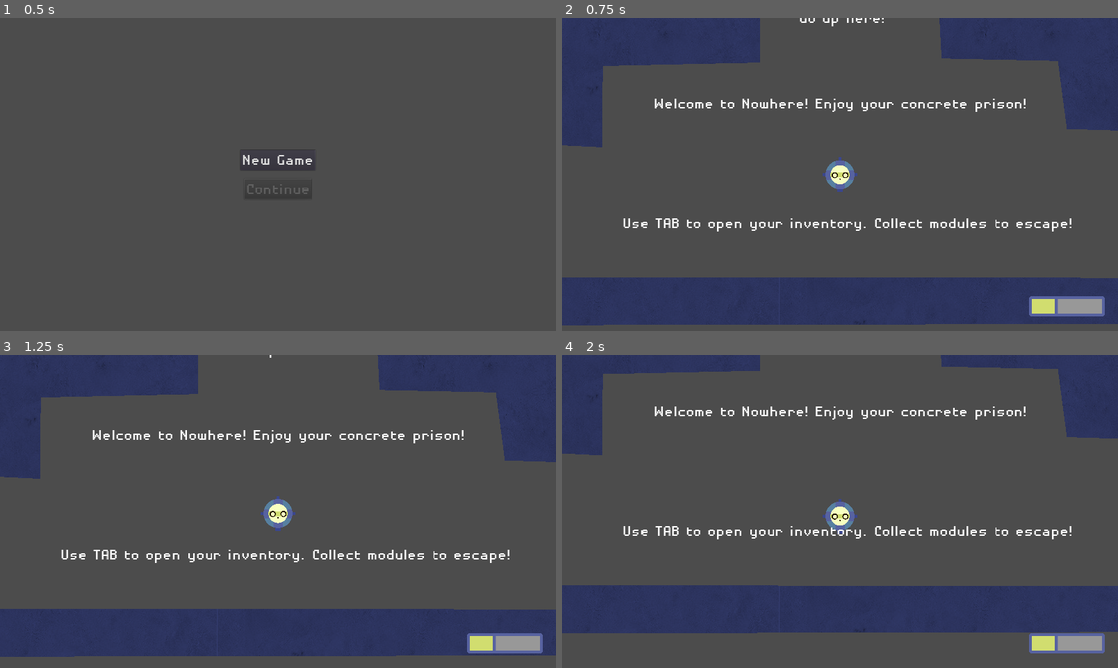
Above: before the commit, frames 1-4 (two rows, left to right).
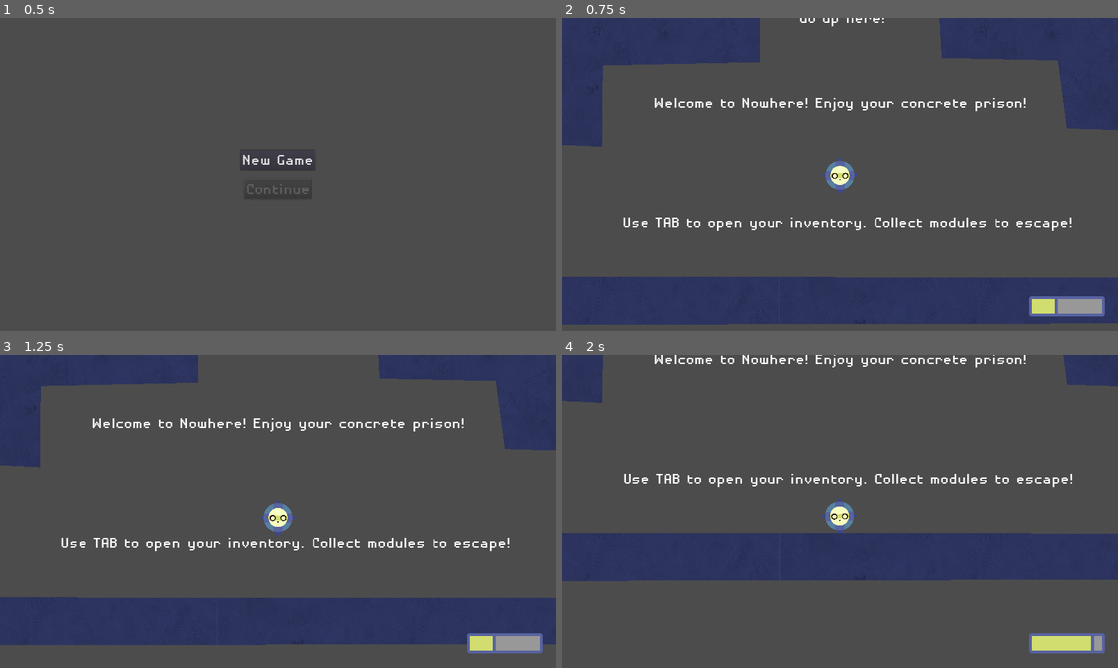
Above: after the commit, the same moments.

Repository: KoshakiDev/GodotWildJam13Mar2021
Game: Godot game, scene res://Source/Menus/MainMenu.tscn
Two runs of this game, one before a commit and one after it. Both use one fixed random seed, a clock stepped at 60 frames per second and the inputs below. The engine's default icon, where the game draws it, is replaced by a stand-in: a white triangle on a blue panel in a dark square.
Inputs (mouse positions are in pixels of both pictures, inside the frame that each line leads up to):
- Up to frame 1 (0.5 s): no input
- Up to frame 2 (0.75 s): click "New Game" at 0.5 s
- Up to frame 3 (1.25 s): no input
- Up to frame 4 (2 s): move the mouse to (962, 495) at 1.27 s; hold Right (move_right) from 1.28 s (still down); hold Middle mouse button (middle_click) from 1.28 s (still down); click (962, 495) at 1.42 s

Frame 1 is identical in both runs. In frame 2, 1.2% of the frame differs, in the area x 0-100%, y 6-99%; in frame 3, 13%; in frame 4, 38%, in the area x 0-100%, y 0-95%.

Commit message:
fixed game not loading the new level

Diff:
--- a/Source/Autoloads/Globals.gd
+++ b/Source/Autoloads/Globals.gd
@@ -15,6 +15,9 @@
 
 
 func _ready():
+	load_data()
+
+func create_objects():
 	player = preload("res://Source/Entities/Player/Player.tscn").instance()
 	hud = preload("res://Source/HUD/HUD.tscn").instance()
 	module_ui = preload("res://Source/HUD/ModuleUI/ModuleUI.tscn").instance()
@@ -30,7 +33,6 @@
 	remove_child(hud)
 	remove_child(module_ui)
 
-	load_data()
 	Events.connect("game_save_requested", self, "save_data")
 
 func _notification(what):
@@ -72,6 +74,8 @@
 		node.set_deferred("owner", new_parent)
 
 func change_level(level: Level):
+	if not player:
+		create_objects()
 	# If there is a current level, save it. It is then loaded in the Level._ready()
 	# function.
 	if current_level:
--- a/Source/Entities/Player/Player.tscn
+++ b/Source/Entities/Player/Player.tscn
@@ -5,12 +5,12 @@
 [ext_resource path="res://Source/Entities/Player/Player.gd" type="Script" id=4]
 
 [sub_resource type="PhysicsMaterial" id=1]
-bounce = 0.15
 
 [node name="Player" type="RigidBody2D"]
 collision_mask = 2
 mass = 0.75
 physics_material_override = SubResource( 1 )
+gravity_scale = 3.0
 script = ExtResource( 4 )
 
 [node name="Camera2D" type="Camera2D" parent="."]
--- a/Source/Levels/Level.gd
+++ b/Source/Levels/Level.gd
@@ -21,7 +21,10 @@
 	Globals.reparent_node(Globals.hud, ui_layer)
 	Globals.reparent_node(Globals.module_ui, ui_layer)
 
-	Globals.player.global_position = spawn_position.global_position
+	Globals.player.load_data()
+
+	if Globals.player.position == Vector2.ZERO:
+		Globals.player.global_position = spawn_position.global_position
 
 func save_data() -> void:
 	if not level_save:
--- a/Source/Levels/Level 1.tscn
+++ b/Source/Levels/Levels/Level1.tscn
@@ -1,17 +1,15 @@
-[gd_scene load_steps=10 format=2]
+[gd_scene load_steps=8 format=2]
 
-[ext_resource path="res://Source/Levels/PlatformPolygon.tscn" type="PackedScene" id=1]
-[ext_resource path="res://Source/HUD/ModuleUI/ModuleUI.tscn" type="PackedScene" id=2]
-[ext_resource path="res://Source/HUD/HUD.tscn" type="PackedScene" id=3]
-[ext_resource path="res://Source/Entities/Player/Player.tscn" type="PackedScene" id=4]
-[ext_resource path="res://Source/Levels/Level.gd" type="Script" id=5]
-[ext_resource path="res://Source/Entities/Pickups/ModulePickup.tscn" type="PackedScene" id=6]
-[ext_resource path="res://Source/Modules/Thruster/SmallThruster.tscn" type="PackedScene" id=7]
-[ext_resource path="res://Resources/Fonts/ModuleTitlesFont_2.tres" type="DynamicFont" id=8]
-[ext_resource path="res://Source/Modules/TimeSlower/TimeSlower.tscn" type="PackedScene" id=9]
+[ext_resource path="res://Source/Entities/Player/Player.tscn" type="PackedScene" id=1]
+[ext_resource path="res://Resources/Fonts/ModuleTitlesFont_2.tres" type="DynamicFont" id=2]
+[ext_resource path="res://Source/Levels/Level.gd" type="Script" id=3]
+[ext_resource path="res://Source/Levels/PlatformPolygon.tscn" type="PackedScene" id=4]
+[ext_resource path="res://Source/Entities/Pickups/ModulePickup.tscn" type="PackedScene" id=5]
+[ext_resource path="res://Source/Modules/Thruster/SmallThruster.tscn" type="PackedScene" id=6]
+[ext_resource path="res://Source/Modules/TimeSlower/TimeSlower.tscn" type="PackedScene" id=7]
 
 [node name="Level" type="Node2D"]
-script = ExtResource( 5 )
+script = ExtResource( 3 )
 __meta__ = {
 "_edit_lock_": true
 }
@@ -19,12 +17,7 @@
 [node name="UILayer" type="CanvasLayer" parent="."]
 pause_mode = 2
 
-[node name="ModuleUI" parent="UILayer" instance=ExtResource( 2 )]
-visible = false
-
-[node name="HUD" parent="UILayer" instance=ExtResource( 3 )]
-
-[node name="Player" parent="." instance=ExtResource( 4 )]
+[node name="Player" parent="." instance=ExtResource( 1 )]
 
 [node name="SpawnPosition" type="Position2D" parent="."]
 
@@ -33,45 +26,45 @@
 "_edit_lock_": true
 }
 
-[node name="ModulePickup" parent="Entities" instance=ExtResource( 6 )]
-position = Vector2( -4689.27, 837.847 )
+[node name="ModulePickup" parent="Entities" instance=ExtResource( 5 )]
+position = Vector2( -4678.59, 832.508 )
+module_scene = ExtResource( 6 )
+
+[node name="ModulePickup2" parent="Entities" instance=ExtResource( 5 )]
+position = Vector2( 1107.13, -2182.65 )
 module_scene = ExtResource( 7 )
-
-[node name="ModulePickup2" parent="Entities" instance=ExtResource( 6 )]
-position = Vector2( 1107.13, -2182.65 )
-module_scene = ExtResource( 9 )
 
 [node name="Walls" type="Node2D" parent="."]
 
-[node name="PlatformPolygon" parent="Walls" instance=ExtResource( 1 )]
+[node name="PlatformPolygon" parent="Walls" instance=ExtResource( 4 )]
 position = Vector2( -1543.97, 0 )
 
 [node name="Polygon2D" parent="Walls/PlatformPolygon" index="0"]
 polygon = PoolVector2Array( -3243.42, 351, 4520.32, 359.476, 4571.18, 512.039, -3285.8, 528.99 )
 
-[node name="PlatformPolygon5" parent="Walls" instance=ExtResource( 1 )]
+[node name="PlatformPolygon5" parent="Walls" instance=ExtResource( 4 )]
 position = Vector2( -3466.56, 42.3785 )
 
 [node name="Polygon2D" parent="Walls/PlatformPolygon5" index="0"]
 polygon = PoolVector2Array( 2497.03, -407.695, -2011.9, -329.045, -1985.74, 859.893, 1569.38, 901.921, 1450.72, 1130.77 …(187 unchanged characters)…
 
-[node name="PlatformPolygon6" parent="Walls" instance=ExtResource( 1 )]
+[node name="PlatformPolygon6" parent="Walls" instance=ExtResource( 4 )]
 position = Vector2( -1543.97, 0 )
 
 [node name="Polygon2D" parent="Walls/PlatformPolygon6" index="0"]
 polygon = PoolVector2Array( 239.918, 519.156, 264.499, 1527.54, -3565.5, 1478.27, -3531.6, 1622.36, 250.377, 1741.36, 212.717, 2553.86, -3523.12, 2546.21, -3557.02, 2732.67, 208.01, 2760.54, 223.124, 3239.86, -4057.09, 3080.18, -4057.09, 3368.35, 571.416, 3519.73, 482.551, 526.138 )
 
-[node name="PlatformPolygon2" parent="Walls" instance=ExtResource( 1 )]
+[node name="PlatformPolygon2" parent="Walls" instance=ExtResource( 4 )]
 
 [node name="Polygon2D" parent="Walls/PlatformPolygon2" index="0"]
 polygon = PoolVector2Array( -966.597, -100.146, -821.513, -93.0106, -819.135, -373.663, -277.188, -385.369, -250.732, -2621.38, -952.182, -2604.41 )
 
-[node name="PlatformPolygon3" parent="Walls" instance=ExtResource( 1 )]
+[node name="PlatformPolygon3" parent="Walls" instance=ExtResource( 4 )]
 
 [node name="Polygon2D" parent="Walls/PlatformPolygon3" index="0"]
 polygon = PoolVector2Array( 350.723, -399.511, 752.36, -391.025, 783.472, -156.266, 967.32, -150.609, 942.023, -1895.08, 2383.26, -1899.57, 2369.79, -2088.14, 968.962, -2092.63, 942.864, -2615.72, 230.1, -2638.35 )
 
-[node name="PlatformPolygon4" parent="Walls" instance=ExtResource( 1 )]
+[node name="PlatformPolygon4" parent="Walls" instance=ExtResource( 4 )]
 
 [node name="Polygon2D" parent="Walls/PlatformPolygon4" index="0"]
 polygon = PoolVector2Array( 2994.69, 393.067, 3009.8, -2651.57, 2654.9, -2651.57, 925.722, -2591.16, 955.926, -2281.57, 2685.1, -2296.68, 2790.82, 370.414 )
@@ -127,20 +120,15 @@
 margin_top = 152.379
 margin_right = -3150.7
 margin_bottom = 286.379
-custom_fonts/font = ExtResource( 8 )
+custom_fonts/font = ExtResource( 2 )
 text = "Roll here! "
 __meta__ = {
 "_edit_use_anchors_": false
 }
 
 [editable path="Walls/PlatformPolygon"]
-
 [editable path="Walls/PlatformPolygon5"]
-
 [editable path="Walls/PlatformPolygon6"]
-
 [editable path="Walls/PlatformPolygon2"]
-
 [editable path="Walls/PlatformPolygon3"]
-
 [editable path="Walls/PlatformPolygon4"]
--- a/Source/Menus/MainMenu.gd
+++ b/Source/Menus/MainMenu.gd
@@ -1,6 +1,7 @@
 extends Control
 
-const LEVEL_PATH = "res://Source/Levels/Level 1.tscn"
+const LEVEL_PATH = "res://Source/Levels/Levels/Level1.tscn"
+const LEVEL_PATH2 = "res://Source/Levels/Levels/SaveTestLevel.tscn"
 
 
 func _ready():
@@ -9,6 +10,7 @@
 
 func _on_StartButton_pressed():
 	SaveManager.reset_saves()
+
 	Globals.change_level(preload(LEVEL_PATH).instance())
 
 
--- a/Source/Menus/MainMenu.tscn
+++ b/Source/Menus/MainMenu.tscn
@@ -43,5 +43,6 @@
 __meta__ = {
 "_edit_use_anchors_": false
 }
+
 [connection signal="pressed" from="VBoxContainer/NewButton" to="." method="_on_StartButton_pressed"]
 [connection signal="pressed" from="VBoxContainer/ContinueButton" to="." method="_on_ContinueButton_pressed"]
--- a/project.godot
+++ b/project.godot
@@ -232,8 +232,8 @@
 
 [physics]
 
+common/enable_pause_aware_picking=true
 2d/default_gravity=120
-common/enable_pause_aware_picking=true
 
 [rendering]
 
Not shown: 4 places in Source/Levels/Levels/Level1.tscn that only renumber resources
